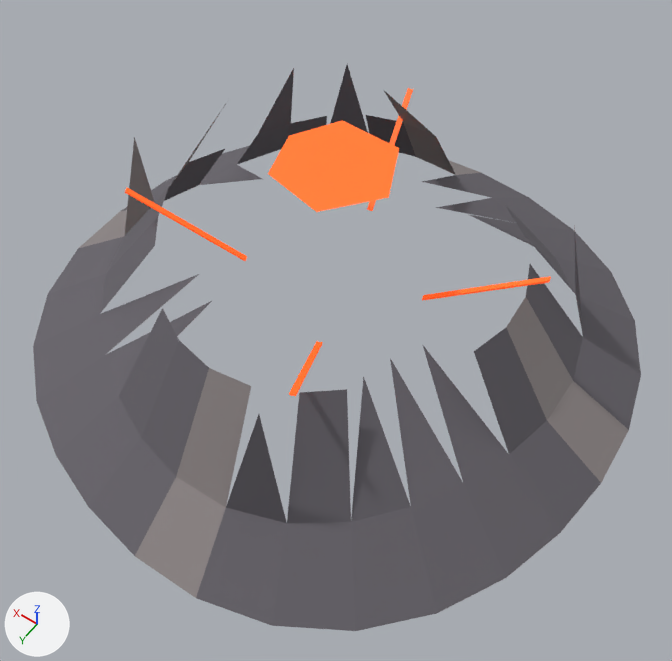
Before and after pictures for a commit that changed the glTF model public/models/low/volcano.glb.
Rendered twice from a 50 mm camera at (-14.6, 20.5, 32.4) aimed at (-1.6, 2.3, 3.8). The axes (+X, +Y, +Z) are drawn at lower left. The lights are the same throughout. The first picture is the older version. Where no turn or scale is listed for an object, it has been applied to the vertices. Vertices at exactly the same position are counted once.

In view in the first picture: 'Caldera', 'Lava seam', 'Lava seam.001', 'Lava seam.002', 'Lava seam.003'.
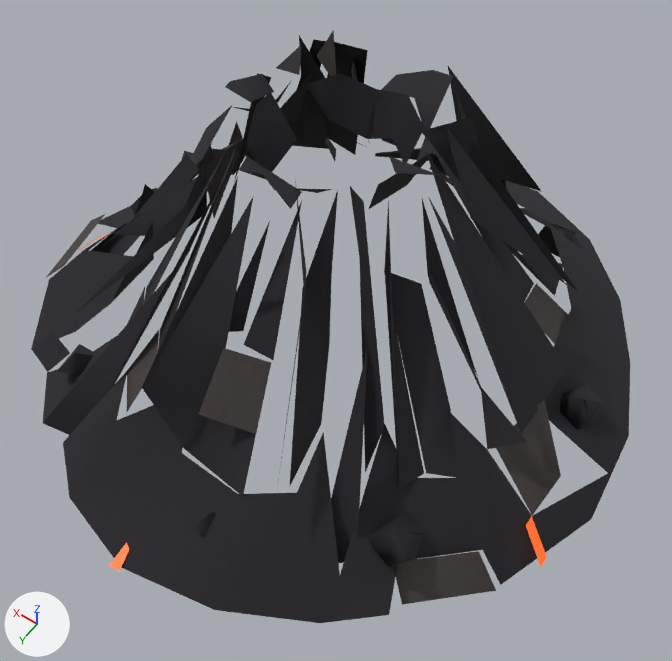
The change, as a list of edits to the scene's bpy script:
```text
Change mat_basalt:
    where n0 = _N.new('ShaderNodeBsdfPrincipled'); n0.name = 'Principled BSDF'
    remove n0.inputs[0].default_value = (0.14, 0.13, 0.15, 1.0)  # 'Base Color', dark grey #69656c
    add n2 = _N.new('ShaderNodeTexImage'); n2.name = 'Image Texture'
    add n2.image = img_basalt_surface
    add n3 = _N.new('ShaderNodeNormalMap'); n3.name = 'Normal Map'
    add n3.uv_map = 'UVMap'
    add n3.inputs[0].default_value = 0.65  # 'Strength'
    add n4 = _N.new('ShaderNodeTexImage'); n4.name = 'Image Texture.001'
    add n4.image = img_basalt_normal
    add _L.new(n2.outputs[0], n0.inputs[0])  # 'Color' to 'Base Color'
    add _L.new(n3.outputs[0], n0.inputs[5])  # 'Normal' to 'Normal'
    add _L.new(n4.outputs[0], n3.inputs[1])  # 'Color' to 'Color'
Change mat_cooledash:
    where n0 = _N.new('ShaderNodeBsdfPrincipled'); n0.name = 'Principled BSDF'
    remove n0.inputs[0].default_value = (0.26, 0.23, 0.23, 1.0)  # 'Base Color', grey #8b8484
    add n2 = _N.new('ShaderNodeTexImage'); n2.name = 'Image Texture'
    add n2.image = img_cooledash_surface
    add n3 = _N.new('ShaderNodeNormalMap'); n3.name = 'Normal Map'
    add n3.uv_map = 'UVMap'
    add n3.inputs[0].default_value = 0.65  # 'Strength'
    add n4 = _N.new('ShaderNodeTexImage'); n4.name = 'Image Texture.001'
    add n4.image = img_cooledash_normal
    add _L.new(n2.outputs[0], n0.inputs[0])  # 'Color' to 'Base Color'
    add _L.new(n3.outputs[0], n0.inputs[5])  # 'Normal' to 'Normal'
    add _L.new(n4.outputs[0], n3.inputs[1])  # 'Color' to 'Color'
Change me_crater_slopes:
    remove me_crater_slopes.from_pydata(...)  # 101 vertices, 106 faces; spans x -12.7..13.0, y -12.7..12.8, z 0.0..11.2
    add me_crater_slopes.from_pydata(...)  # 320 vertices, 204 faces; spans x -13.1..13.4, y -13.1..13.5, z -0.9..12.6
    me_crater_slopes part 1: the loose piece of 95 vertices spanning x -12.7..13.0, y -12.7..12.8, z 0.0..11.2 is rebuilt with 70 vertices and now spans x -13.1..5.8, y -13.1..13.5, z -0.8..11.5
    me_crater_slopes part 2
    6 vertices are removed from x -2.4..2.3, y -2.1..2.3, z 9.8
    4 faces are deleted
    250 vertices are added at x -11.6..13.4, y -11.1..10.7, z -0.9..12.6
    132 new faces join them, mat_basalt
    10 new faces join them, mat_cooledash
    remove me_crater_slopes.materials.append(mat_moltenrock)  # orange #ff6f21, glowing orange #da3c11
Add me_surface_lava_channel:
    me_surface_lava_channel.from_pydata([(12.8, 3.7, 0.2), (12.9, 4.3, 0.2), (11.5, 2.6, 1.3), (11.6, 3.1, 1.3), (9.7, 3.1, 3.2), (9.8, 3.5, 3.2), (0.5, 13.7, 0.1), (0.0, 13.6, 0.1), (0.4, 11.9, 0.6), (-12.5, 4.5, 0.0), (-12.4, 4.0, 0.1), (-11.3, 3.9, 1.1), (-11.3, 3.5, 1.2), (11.3, -7.0, 0.1), (11.3, -6.4, 0.1), (10.2, -7.3, 1.2), (9.6, -7.0, 0.6), (10.3, -6.9, 1.2), (8.0, -5.9, 2.5), (7.1, -4.4, 4.8), (7.0, -4.1, 4.8), (5.7, -3.9, 6.8)], [], [(0, 1, 3), (0, 3, 2), (6, 7, 8), (9, 10, 12), (9, 12, 11), (13, 14, 16), (15, 17, 18), (4, 3, 5), (4, 2, 3), (21, 19, 20)])
    me_surface_lava_channel.materials.append(mat_moltenrock)  # orange #ff6f21, glowing orange #da3c11
Remove ob_lava_seam:
    ob_lava_seam = bpy.data.objects.new('Lava seam', me_cube_008)
Remove ob_lava_seam_001:
    ob_lava_seam_001 = bpy.data.objects.new('Lava seam.001', me_cube_009)
Remove ob_lava_seam_002:
    ob_lava_seam_002 = bpy.data.objects.new('Lava seam.002', me_cube_010)
Remove ob_lava_seam_003:
    ob_lava_seam_003 = bpy.data.objects.new('Lava seam.003', me_cube_011)
Add ob_surface_moltenrock:
    ob_surface_moltenrock = bpy.data.objects.new('Surface MoltenRock', me_surface_lava_channel)
    ob_surface_moltenrock.location = (0.0, 0.0, 0.0)
Add ob_surface_basalt:
    ob_surface_basalt = bpy.data.objects.new('Surface Basalt', me_icosphere_010)  # 144 vertices, 129 faces; spans x -22.2..0.7, y -11.8..11.3, z -0.9..0.9
    ob_surface_basalt.location = (10.8, 0.0, 1.6)
```

Where the change shows, as pixel boxes [x1, y1, x2, y2] in the pictures (672 x 661 px):
'Caldera', surface changed, reshaped
    before: [33, 65, 641, 631]
    after: [31, 30, 630, 623]
'Surface Basalt', added
    after: [57, 150, 604, 567]
'Lava seam', deleted
    before: [125, 188, 247, 261]
'Lava seam.002', deleted (orange)
    before: [422, 276, 551, 300]
'Surface MoltenRock', added
    after: [58, 232, 547, 571]
'Lava seam.001', deleted (orange)
    before: [289, 341, 322, 396]
'Lava seam.003', deleted
    before: [367, 88, 413, 211]
part 1 of me_crater_slopes, rebuilt (7% narrower, 14% shorter)
    before: [33, 65, 641, 631]
    after: [63, 136, 630, 623]
part 2 of me_crater_slopes, built on
    before: [268, 120, 399, 212]
    after: [31, 30, 578, 605]
